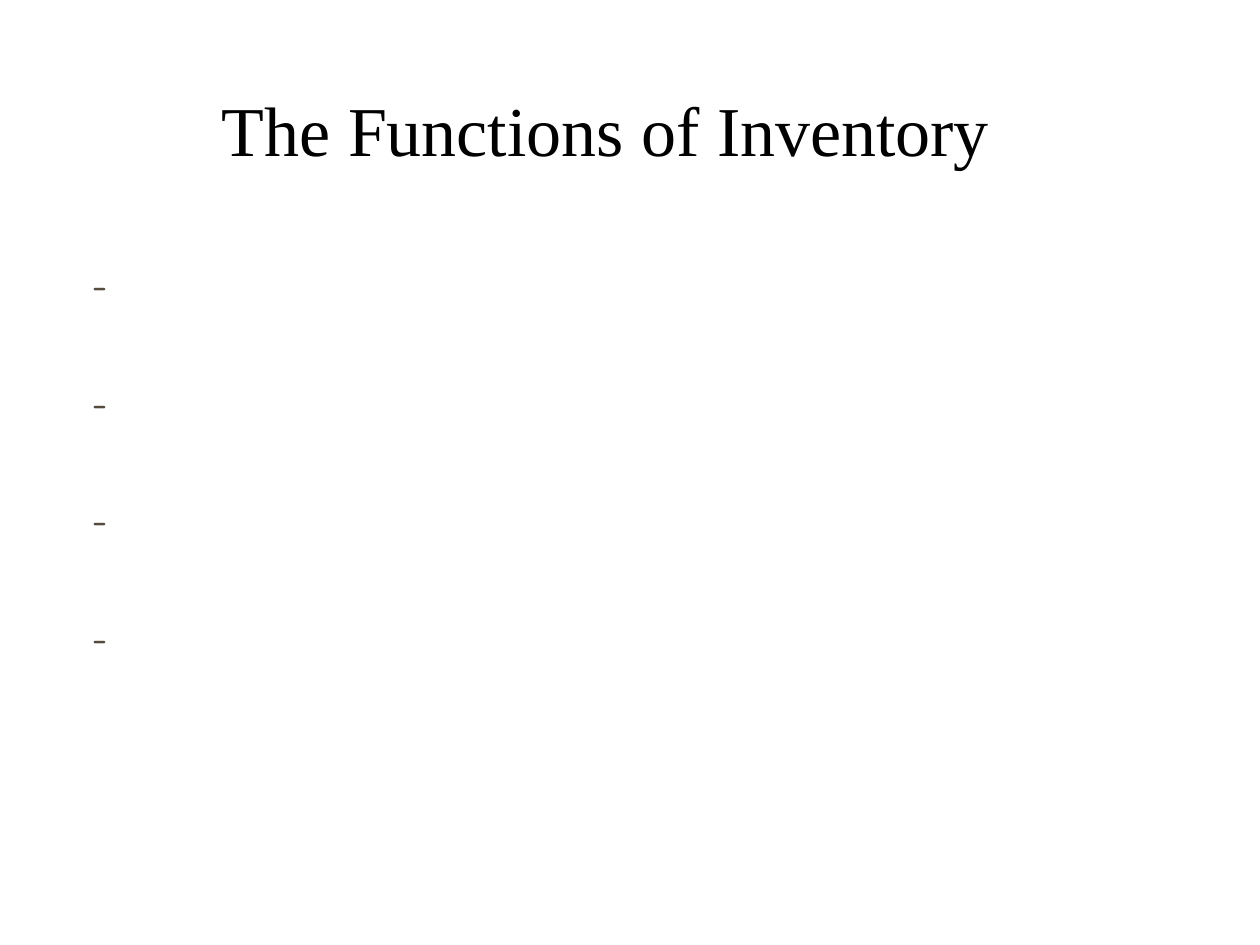
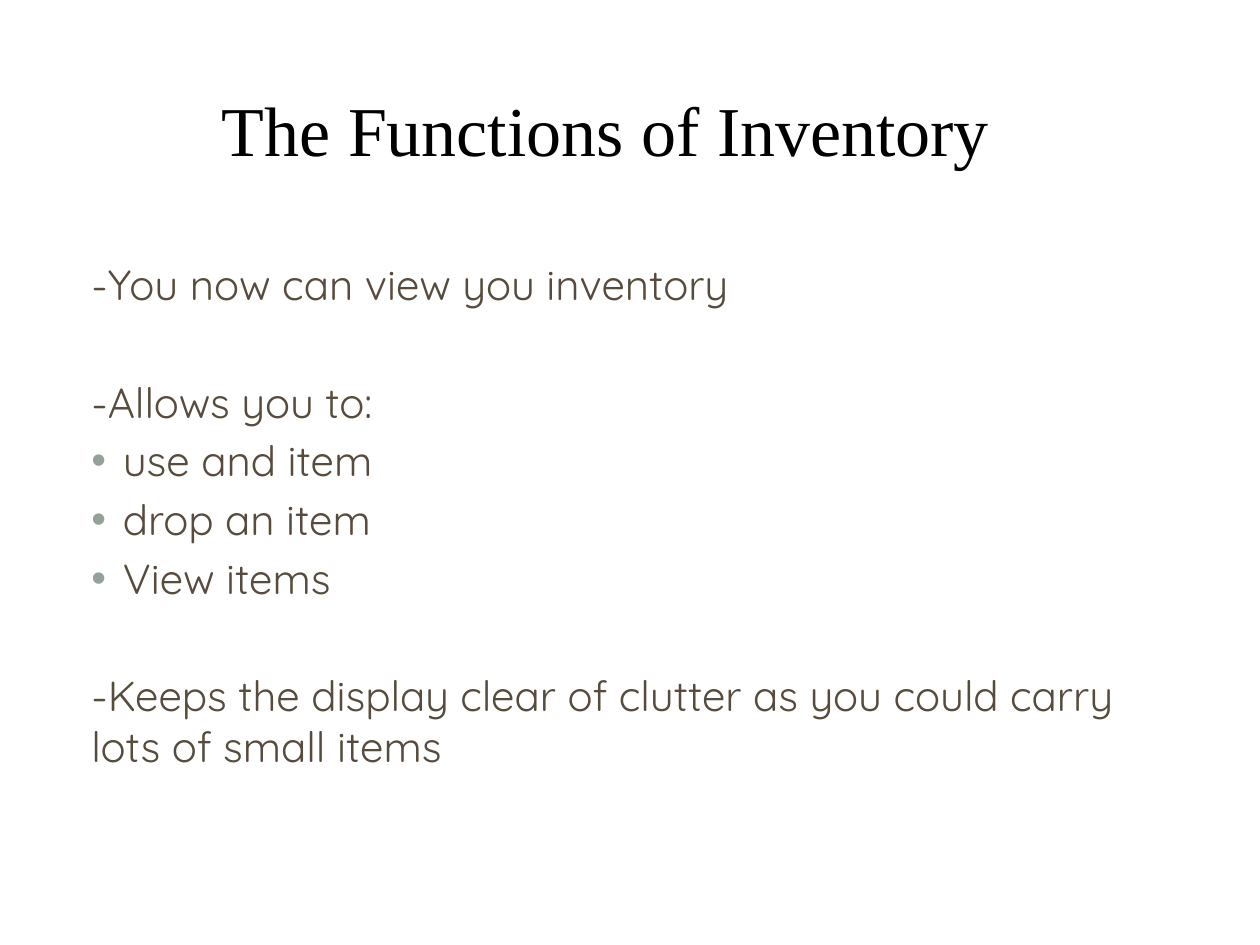
Before and after one commit to BlazeAxtrius/CM1101-Final-Game-Team09, a slide deck: slide 4 of GAME/Game-Plan-Haunted-House.pptx. Drawn at 1260x945 pixels with LibreOffice and Linux fonts; fonts in the diff are those of the drawing; background and template pictures are left out. Boxes give left, top, right and bottom in pixels: in the first picture for what was removed or moved away, otherwise in the second. Text is boxed around its words. In the diff, an @@ line names an element or a change of style, - is before the commit and + after.

```diff
--- a/GAME/Game-Plan-Haunted-House.pptx
+++ b/GAME/Game-Plan-Haunted-House.pptx
@@ text at box(91, 270, 1113, 763): text changed @@
--
--
--
--
+-You now can view you inventory
+-Allows you to:
+• use and item
+• drop an item
+• View items
+-Keeps the display clear of clutter as you could carry lots of small items
```
Also in this commit, not shown: 6 other slides changed, 1 other file.
